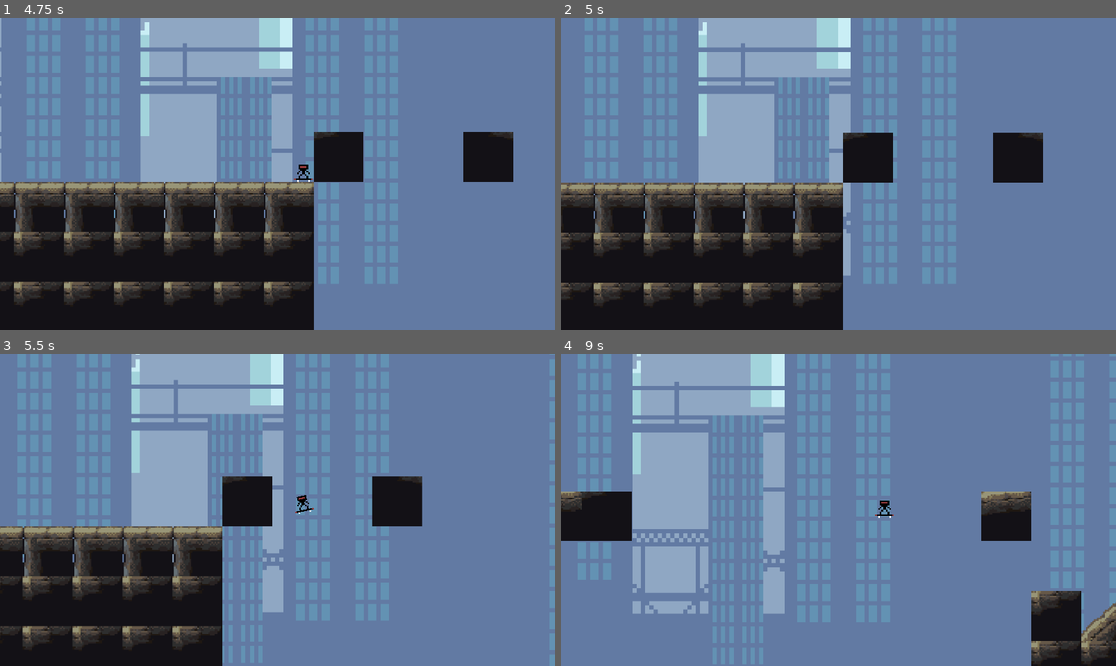
Above: before the commit, frames 1-4 (two rows, left to right).
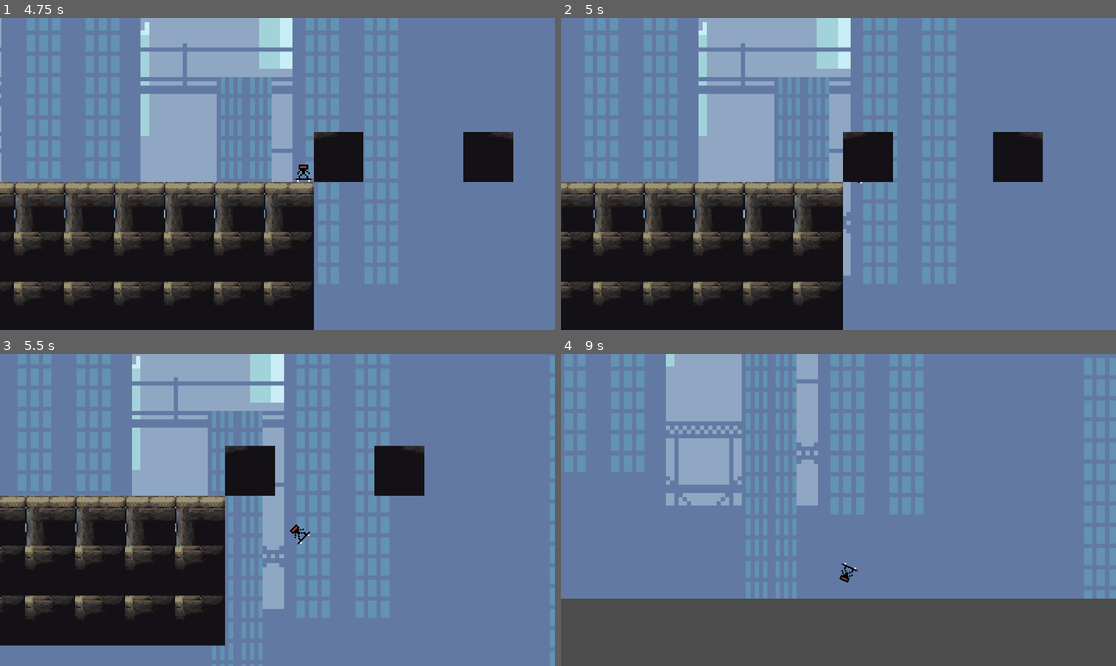
Above: after the commit, the same moments.

Repository: HowdyHack-2025/skater-game
Game: Godot game, scene res://world_2d.tscn
The game is run twice, just before and just after one commit, with the same random seed, the same clock (stepped at 60 frames per second) and the same inputs.
Inputs:
- Up to frame 1 (4.75 s): hold W (go) 0.53-1.28 s; tap E (frontflip_p1) at 1.35, 3.6 s; tap W (go) at 1.55, 2.85, 4.35 s; hold Q (backflip_p1) 2.03-2.78 s; hold W (go) 2.03-2.78 s; hold W (go) 3.53-4.28 s; hold Q (backflip_p1) from 4.28 s (still down)
- Up to frame 2 (5 s): keep holding Q (backflip_p1)
- Up to frame 3 (5.5 s): release Q (backflip_p1) at 5.03 s; hold W (go) from 5.03 s (still down)
- Up to frame 4 (9 s): release W (go) at 5.78 s; hold Q (backflip_p1) 5.78-7.28 s; tap E (frontflip_p1) at 5.85, 8.1 s; tap W (go) at 6.05, 7.35, 8.85 s; hold W (go) 6.53-7.28 s; hold W (go) 8.03-8.78 s

Frame 1 is identical in both runs. In frame 2, 2.1% of the frame differs, in the area x 0-87%, y 4-92%; in frame 3, 19%; in frame 4, 38%, in the area x 0-100%, y 0-100%.

Commit message:
tile collision

Diff:
--- a/skater-2d-godot/stage_pieces/grass_tile.tscn
+++ b/skater-2d-godot/stage_pieces/grass_tile.tscn
@@ -10,29 +10,25 @@
 0:2/0 = 0
 0:3/0 = 0
 0:7/0 = 0
-0:7/0/physics_layer_0/polygon_0/points = PackedVector2Array(16, 12, 16, 16, -16, 16)
 1:0/0 = 0
 1:0/0/physics_layer_0/polygon_0/points = PackedVector2Array(-16, -16, -16, 16, 16, 16, 16, -16)
 1:2/0 = 0
 1:3/0 = 0
 1:7/0 = 0
-1:7/0/physics_layer_0/polygon_0/points = PackedVector2Array(16, 5, 16, 16, -16, 16, -16, 12)
+1:7/0/physics_layer_0/polygon_0/points = PackedVector2Array(16, 12, 16, 16, -16, 16)
 1:8/0 = 0
-1:8/0/physics_layer_0/polygon_0/points = PackedVector2Array(-16, 12, -16, 16, 16, 16)
 1:9/0 = 0
-1:9/0/physics_layer_0/polygon_0/points = PackedVector2Array(-16, -16, -16, 16, 16, 16, 16, -4)
 1:10/0 = 0
 1:11/0 = 0
-1:11/0/physics_layer_0/polygon_0/points = PackedVector2Array(-16, -4, -16, 16, 16, 16)
 2:0/0 = 0
+2:0/0/physics_layer_0/polygon_0/points = PackedVector2Array(-16, -16, 16, -16, 16, 16, -16, 16)
 2:1/0 = 0
 2:2/0 = 0
 2:3/0 = 0
 2:7/0 = 0
-2:7/0/physics_layer_0/polygon_0/points = PackedVector2Array(16, -4, 16, 16, -16, 16, -16, 5)
+2:7/0/physics_layer_0/polygon_0/points = PackedVector2Array(16, 5, 16, 16, -16, 16, -16, 12)
 2:8/0 = 0
 2:9/0 = 0
-2:9/0/physics_layer_0/polygon_0/points = PackedVector2Array(-16, -4, -16, 16, 16, 16, 16, -4)
 2:10/0 = 0
 2:11/0 = 0
 3:0/0 = 0
@@ -40,35 +36,29 @@
 3:2/0 = 0
 3:3/0 = 0
 3:7/0 = 0
-3:7/0/physics_layer_0/polygon_0/points = PackedVector2Array(16, -16, 16, 16, -16, 16, -16, -4)
+3:7/0/physics_layer_0/polygon_0/points = PackedVector2Array(16, -4, 16, 16, -16, 16, -16, 5)
 3:8/0 = 0
-3:8/0/physics_layer_0/polygon_0/points = PackedVector2Array(16, 12, 16, 16, -16, 16)
 3:9/0 = 0
-3:9/0/physics_layer_0/polygon_0/points = PackedVector2Array(16, -16, 16, 16, -16, 16, -16, -4)
 3:10/0 = 0
 3:11/0 = 0
-3:11/0/physics_layer_0/polygon_0/points = PackedVector2Array(16, -4, 16, 16, -16, 16)
 4:0/0 = 0
 4:2/0 = 0
 4:3/0 = 0
 4:6/0 = 0
-4:6/0/physics_layer_0/polygon_0/points = PackedVector2Array(16, 4, 16, 16, -16, 16)
 4:7/0 = 0
+4:7/0/physics_layer_0/polygon_0/points = PackedVector2Array(16, -16, 16, 16, -16, 16, -16, -4)
 4:8/0 = 0
-4:8/0/physics_layer_0/polygon_0/points = PackedVector2Array(-16, 12, -16, 16, 16, 16, 16, 9)
 4:9/0 = 0
 4:10/0 = 0
 4:11/0 = 0
-4:11/0/physics_layer_0/polygon_0/points = PackedVector2Array(16, -16, 16, 16, -16, 16, -16, -4)
 5:0/0 = 0
 5:1/0 = 0
 5:2/0 = 0
 5:3/0 = 0
 5:6/0 = 0
-5:6/0/physics_layer_0/polygon_0/points = PackedVector2Array(16, -16, 16, 16, -16, 16, -16, 4)
+5:6/0/physics_layer_0/polygon_0/points = PackedVector2Array(16, 4, 16, 16, -16, 16)
 5:7/0 = 0
 5:8/0 = 0
-5:8/0/physics_layer_0/polygon_0/points = PackedVector2Array(16, 9, 16, 16, -16, 16, -16, 9)
 5:9/0 = 0
 5:10/0 = 0
 5:11/0 = 0
@@ -77,61 +67,45 @@
 6:2/0 = 0
 6:3/0 = 0
 6:5/0 = 0
-6:5/0/physics_layer_0/polygon_0/points = PackedVector2Array(16, -4, 16, 16, -16, 16)
 6:6/0 = 0
+6:6/0/physics_layer_0/polygon_0/points = PackedVector2Array(16, -16, 16, 16, -16, 16, -16, 4)
 6:8/0 = 0
-6:8/0/physics_layer_0/polygon_0/points = PackedVector2Array(-16, 1, -16, 16, 16, 16, 16, 5)
 6:9/0 = 0
-6:9/0/physics_layer_0/polygon_0/points = PackedVector2Array(-16, -16, -16, 16, 16, 16, 16, 4)
 6:10/0 = 0
 6:11/0 = 0
-6:11/0/physics_layer_0/polygon_0/points = PackedVector2Array(-16, -16, -16, 16, 16, 16, 16, 0)
 7:0/0 = 0
 7:2/0 = 0
 7:4/0 = 0
-7:4/0/physics_layer_0/polygon_0/points = PackedVector2Array(16, 0, 16, 16, -4, 16)
 7:5/0 = 0
-7:5/0/physics_layer_0/polygon_0/points = PackedVector2Array(16, -16, 16, 16, -16, 16, -16, -4, -4, -16)
+7:5/0/physics_layer_0/polygon_0/points = PackedVector2Array(16, -4, 16, 16, -16, 16)
 7:8/0 = 0
-7:8/0/physics_layer_0/polygon_0/points = PackedVector2Array(-16, 5, -16, 16, 16, 16, 16, 12)
 7:9/0 = 0
-7:9/0/physics_layer_0/polygon_0/points = PackedVector2Array(-16, 4, -16, 16, 16, 16)
 7:10/0 = 0
 7:11/0 = 0
-7:11/0/physics_layer_0/polygon_0/points = PackedVector2Array(-16, 0, -16, 16, 4, 16)
 8:0/0 = 0
 8:1/0 = 0
 8:2/0 = 0
 8:4/0 = 0
-8:4/0/physics_layer_0/polygon_0/points = PackedVector2Array(16, -16, 16, 16, -16, 16, -16, 0, 0, -16)
+8:4/0/physics_layer_0/polygon_0/points = PackedVector2Array(16, 0, 16, 16, -4, 16)
 8:8/0 = 0
-8:8/0/physics_layer_0/polygon_0/points = PackedVector2Array(-16, 12, -16, 16, 16, 16, 16, 12)
 8:10/0 = 0
 9:1/0 = 0
 9:8/next_alternative_id = 2
 9:8/0 = 0
-9:8/0/physics_layer_0/polygon_0/points = PackedVector2Array(16, 5, 16, 16, -16, 16, -16, 12)
 9:9/next_alternative_id = 2
 9:9/0 = 0
-9:9/0/physics_layer_0/polygon_0/points = PackedVector2Array(16, 4, 16, 16, -16, 16)
 9:10/0 = 0
 9:11/0 = 0
-9:11/0/physics_layer_0/polygon_0/points = PackedVector2Array(16, 0, 16, 16, -4, 16)
 9:12/0 = 0
-9:12/0/physics_layer_0/polygon_0/points = PackedVector2Array(16, -16, 16, 16, -16, 16, -16, -4, -4, -16)
 10:0/0 = 0
 10:1/0 = 0
 10:2/0 = 0
 10:8/0 = 0
-10:8/0/physics_layer_0/polygon_0/points = PackedVector2Array(16, 1, 16, 16, -16, 16, -16, 5)
 10:9/0 = 0
-10:9/0/physics_layer_0/polygon_0/points = PackedVector2Array(16, -16, 16, 16, -16, 16, -16, 4)
 10:11/0 = 0
-10:11/0/physics_layer_0/polygon_0/points = PackedVector2Array(16, -16, 16, 16, -16, 16, -16, 0)
 10:12/0 = 0
 11:1/0 = 0
 11:8/0 = 0
-11:8/0/physics_layer_0/polygon_0/points = PackedVector2Array(-16, 1, -16, 16, 16, 16, 16, 1)
 11:9/0 = 0
 11:10/0 = 0
 11:11/0 = 0
@@ -140,79 +114,199 @@
 12:1/0 = 0
 12:2/0 = 0
 12:8/0 = 0
-12:8/0/physics_layer_0/polygon_0/points = PackedVector2Array(-16, -7, -16, 16, 16, 16, 16, -4)
 12:10/0 = 0
 12:12/0 = 0
 8:3/0 = 0
-8:3/0/physics_layer_0/polygon_0/points = PackedVector2Array(16, -11, 16, 16, 0, 16, 7, 8)
 9:4/0 = 0
-9:4/0/physics_layer_0/polygon_0/points = PackedVector2Array(-16, -16, -16, 16, 16, 16, 16, 0, 0, -16)
+9:4/0/physics_layer_0/polygon_0/points = PackedVector2Array(16, -16, 16, 16, -16, 16, -16, 0, 0, -16)
 9:3/0 = 0
-9:3/0/physics_layer_0/polygon_0/points = PackedVector2Array(-16, -11, -16, 16, 0, 16, -7, 8)
+9:3/0/physics_layer_0/polygon_0/points = PackedVector2Array(16, -11, 16, 16, 0, 16, 7, 8)
 10:4/0 = 0
-10:4/0/physics_layer_0/polygon_0/points = PackedVector2Array(-16, 0, -16, 16, 4, 16)
+10:4/0/physics_layer_0/polygon_0/points = PackedVector2Array(-16, -16, -16, 16, 16, 16, 16, 0, 0, -16)
 10:5/0 = 0
-10:5/0/physics_layer_0/polygon_0/points = PackedVector2Array(-16, -16, -16, 16, 16, 16, 16, -4, 4, -16)
 11:5/0 = 0
-11:5/0/physics_layer_0/polygon_0/points = PackedVector2Array(-16, -4, -16, 16, 16, 16)
+11:5/0/physics_layer_0/polygon_0/points = PackedVector2Array(-16, -16, -16, 16, 16, 16, 16, -4, 4, -16)
 11:6/0 = 0
 12:6/0 = 0
-12:6/0/physics_layer_0/polygon_0/points = PackedVector2Array(-16, -16, -16, 16, 16, 16, 16, 4)
 12:7/0 = 0
 13:7/0 = 0
 14:7/0 = 0
-14:7/0/physics_layer_0/polygon_0/points = PackedVector2Array(-16, -16, -16, 16, 16, 16, 16, -4)
 15:7/0 = 0
-15:7/0/physics_layer_0/polygon_0/points = PackedVector2Array(-16, -4, -16, 16, 16, 16, 16, 5)
+15:7/0/physics_layer_0/polygon_0/points = PackedVector2Array(-16, -16, -16, 16, 16, 16, 16, -4)
 16:7/0 = 0
-16:7/0/physics_layer_0/polygon_0/points = PackedVector2Array(-16, 5, -16, 16, 16, 16, 16, 12)
+16:7/0/physics_layer_0/polygon_0/points = PackedVector2Array(-16, -4, -16, 16, 16, 16, 16, 5)
 17:7/0 = 0
-17:7/0/physics_layer_0/polygon_0/points = PackedVector2Array(-16, 12, -16, 16, 16, 16)
+17:7/0/physics_layer_0/polygon_0/points = PackedVector2Array(-16, 5, -16, 16, 16, 16, 16, 12)
 13:8/0 = 0
-13:8/0/physics_layer_0/polygon_0/points = PackedVector2Array(-16, -4, -16, 16, 16, 16, 16, 5)
 14:8/0 = 0
-14:8/0/physics_layer_0/polygon_0/points = PackedVector2Array(-16, 5, -16, 16, 16, 16, 16, 5)
 15:8/0 = 0
-15:8/0/physics_layer_0/polygon_0/points = PackedVector2Array(16, -4, 16, 16, -16, 16, -16, 5)
 16:8/0 = 0
-16:8/0/physics_layer_0/polygon_0/points = PackedVector2Array(16, -7, 16, 16, -16, 16, -16, -4)
 17:8/0 = 0
-17:8/0/physics_layer_0/polygon_0/points = PackedVector2Array(-16, -7, -16, 16, 16, 16, 16, -7)
 13:9/0 = 0
-13:9/0/physics_layer_0/polygon_0/points = PackedVector2Array(-16, -16, -16, 16, 16, 16, 16, 4)
 14:9/0 = 0
-14:9/0/physics_layer_0/polygon_0/points = PackedVector2Array(-16, 4, -16, 16, 16, 16, 16, 4)
 15:9/0 = 0
-15:9/0/physics_layer_0/polygon_0/points = PackedVector2Array(16, -16, 16, 16, -16, 16, -16, 4)
 12:11/0 = 0
 13:12/0 = 0
-13:12/0/physics_layer_0/polygon_0/points = PackedVector2Array(-16, -16, -16, 16, 16, 16, 16, 0, 0, -16)
 14:12/0 = 0
-14:12/0/physics_layer_0/polygon_0/points = PackedVector2Array(-16, 0, -16, 16, 16, 16, 16, 0)
 15:12/0 = 0
-15:12/0/physics_layer_0/polygon_0/points = PackedVector2Array(16, -16, 16, 16, -16, 16, -16, 0, 0, -16)
 15:11/0 = 0
-15:11/0/physics_layer_0/polygon_0/points = PackedVector2Array(16, -11, 16, 16, 0, 16, 7, 8)
 16:11/0 = 0
 13:11/0 = 0
-13:11/0/physics_layer_0/polygon_0/points = PackedVector2Array(-16, -11, -16, 16, 0, 16, -7, 8)
 7:12/0 = 0
-7:12/0/physics_layer_0/polygon_0/points = PackedVector2Array(-16, -16, -16, 16, 16, 16, 16, -4, 4, -16)
 8:12/0 = 0
-8:12/0/physics_layer_0/polygon_0/points = PackedVector2Array(-16, -4, -16, 16, 16, 16, 16, -4)
 1:12/0 = 0
 2:12/0 = 0
 3:12/0 = 0
 0:11/0 = 0
-0:11/0/physics_layer_0/polygon_0/points = PackedVector2Array(-16, -16, -16, 16, 16, 16, 16, -4)
 0:8/0 = 0
-0:8/0/physics_layer_0/polygon_0/points = PackedVector2Array(16, 12, 16, 16, -16, 16, -16, 9)
+0:8/0/physics_layer_0/polygon_0/points = PackedVector2Array(-16, -16, 16, -16, 16, 16, -16, 16)
 13:6/0 = 0
-13:6/0/physics_layer_0/polygon_0/points = PackedVector2Array(-16, 4, -16, 16, 16, 16)
+13:6/0/physics_layer_0/polygon_0/points = PackedVector2Array(-16, -16, -16, 16, 16, 16, 16, 4)
+24:0/0 = 0
+24:0/0/physics_layer_0/polygon_0/points = PackedVector2Array(16, 12, 16, 16, -16, 16, -16, 9)
+25:0/0 = 0
+25:0/0/physics_layer_0/polygon_0/points = PackedVector2Array(-16, 12, -16, 16, 16, 16)
+27:0/0 = 0
+27:0/0/physics_layer_0/polygon_0/points = PackedVector2Array(16, 12, 16, 16, -16, 16)
+28:0/0 = 0
+28:0/0/physics_layer_0/polygon_0/points = PackedVector2Array(-16, 12, -16, 16, 16, 16, 16, 9)
+29:0/0 = 0
+29:0/0/physics_layer_0/polygon_0/points = PackedVector2Array(16, 9, 16, 16, -16, 16, -16, 9)
+24:1/0 = 0
+24:1/0/physics_layer_0/polygon_0/points = PackedVector2Array(-16, 1, -16, 16, 16, 16, 16, 5)
+25:1/0 = 0
+25:1/0/physics_layer_0/polygon_0/points = PackedVector2Array(-16, 5, -16, 16, 16, 16, 16, 12)
+26:1/0 = 0
+26:1/0/physics_layer_0/polygon_0/points = PackedVector2Array(-16, 12, -16, 16, 16, 16, 16, 12)
+27:1/0 = 0
+27:1/0/physics_layer_0/polygon_0/points = PackedVector2Array(16, 5, 16, 16, -16, 16, -16, 12)
+28:1/0 = 0
+28:1/0/physics_layer_0/polygon_0/points = PackedVector2Array(16, 1, 16, 16, -16, 16, -16, 5)
+29:1/0 = 0
+29:1/0/physics_layer_0/polygon_0/points = PackedVector2Array(-16, 1, -16, 16, 16, 16, 16, 1)
+24:2/0 = 0
+24:2/0/physics_layer_0/polygon_0/points = PackedVector2Array(-16, -7, -16, 16, 16, 16, 16, -4)
+25:2/0 = 0
+25:2/0/physics_layer_0/polygon_0/points = PackedVector2Array(-16, -4, -16, 16, 16, 16, 16, 5)
+26:2/0 = 0
+26:2/0/physics_layer_0/polygon_0/points = PackedVector2Array(-16, 5, -16, 16, 16, 16, 16, 5)
+27:2/0 = 0
+27:2/0/physics_layer_0/polygon_0/points = PackedVector2Array(16, -4, 16, 16, -16, 16, -16, 5)
+28:2/0 = 0
+28:2/0/physics_layer_0/polygon_0/points = PackedVector2Array(16, -7, 16, 16, -16, 16, -16, -4)
+29:2/0 = 0
+29:2/0/physics_layer_0/polygon_0/points = PackedVector2Array(-16, -7, -16, 16, 16, 16, 16, -7)
+25:3/0 = 0
+25:3/0/physics_layer_0/polygon_0/points = PackedVector2Array(-16, -16, -16, 16, 16, 16, 16, -4)
+26:3/0 = 0
+26:3/0/physics_layer_0/polygon_0/points = PackedVector2Array(-16, -4, -16, 16, 16, 16, 16, -4)
+27:3/0 = 0
+27:3/0/physics_layer_0/polygon_0/points = PackedVector2Array(16, -16, 16, 16, -16, 16, -16, -4)
+24:4/0 = 0
+24:4/0/physics_layer_0/polygon_0/points = PackedVector2Array(-16, -16, -16, 16, 16, 16, 16, 4)
+25:4/0 = 0
+25:4/0/physics_layer_0/polygon_0/points = PackedVector2Array(-16, 4, -16, 16, 16, 16)
+25:5/0 = 0
+26:5/0 = 0
+26:5/0/physics_layer_0/polygon_0/points = PackedVector2Array(-16, -16, 16, -16, 16, 16, -16, 16)
+27:5/0 = 0
+27:4/0 = 0
+27:4/0/physics_layer_0/polygon_0/points = PackedVector2Array(16, 4, 16, 16, -16, 16)
+28:4/0 = 0
+28:4/0/physics_layer_0/polygon_0/points = PackedVector2Array(16, -16, 16, 16, -16, 16, -16, 4)
+29:4/0 = 0
+29:4/0/physics_layer_0/polygon_0/points = PackedVector2Array(-16, -16, 16, -16, 16, 16, -16, 16)
+25:6/0 = 0
+25:6/0/physics_layer_0/polygon_0/points = PackedVector2Array(-16, -16, -16, 16, 16, 16, 16, 4)
+26:6/0 = 0
+26:6/0/physics_layer_0/polygon_0/points = PackedVector2Array(-16, 4, -16, 16, 16, 16, 16, 4)
+27:6/0 = 0
+27:6/0/physics_layer_0/polygon_0/points = PackedVector2Array(16, -16, 16, 16, -16, 16, -16, 4)
+28:6/0 = 0
+24:7/0 = 0
+24:7/0/physics_layer_0/polygon_0/points = PackedVector2Array(-16, -16, -16, 16, 16, 16, 16, -4)
+25:7/0 = 0
+25:7/0/physics_layer_0/polygon_0/points = PackedVector2Array(-16, -4, -16, 16, 16, 16)
+25:8/0 = 0
+26:8/0 = 0
+26:8/0/physics_layer_0/polygon_0/points = PackedVector2Array(-16, -16, 16, -16, 16, 16, -16, 16)
+27:8/0 = 0
+27:7/0 = 0
+27:7/0/physics_layer_0/polygon_0/points = PackedVector2Array(16, -4, 16, 16, -16, 16)
+28:7/0 = 0
+28:7/0/physics_layer_0/polygon_0/points = PackedVector2Array(16, -16, 16, 16, -16, 16, -16, -4)
+29:7/0 = 0
+29:7/0/physics_layer_0/polygon_0/points = PackedVector2Array(-16, -16, 16, -16, 16, 16, -16, 16)
+24:9/0 = 0
+24:9/0/physics_layer_0/polygon_0/points = PackedVector2Array(-16, -16, -16, 16, 16, 16, 16, 0)
+24:10/0 = 0
+25:10/0 = 0
+25:10/0/physics_layer_0/polygon_0/points = PackedVector2Array(-16, -16, -16, 16, 16, 16, 16, -4, 4, -16)
+25:9/0 = 0
+25:9/0/physics_layer_0/polygon_0/points = PackedVector2Array(-16, 0, -16, 16, 4, 16)
+26:10/0 = 0
+26:10/0/physics_layer_0/polygon_0/points = PackedVector2Array(-16, -4, -16, 16, 16, 16, 16, -4)
+27:10/0 = 0
+27:10/0/physics_layer_0/polygon_0/points = PackedVector2Array(16, -16, 16, 16, -16, 16, -16, -4, -4, -16)
+28:10/0 = 0
+28:9/0 = 0
+28:9/0/physics_layer_0/polygon_0/points = PackedVector2Array(16, -16, 16, 16, -16, 16, -16, 0)
+27:9/0 = 0
+27:9/0/physics_layer_0/polygon_0/points = PackedVector2Array(16, 0, 16, 16, -4, 16)
+29:9/0 = 0
+29:9/0/physics_layer_0/polygon_0/points = PackedVector2Array(-16, -16, 16, -16, 16, 16, -16, 16)
+25:11/0 = 0
+25:11/0/physics_layer_0/polygon_0/points = PackedVector2Array(-16, -11, -16, 16, 0, 16, -7, 8)
+25:12/0 = 0
+25:12/0/physics_layer_0/polygon_0/points = PackedVector2Array(-16, -16, -16, 16, 16, 16, 16, 0, 0, -16)
+26:12/0 = 0
+26:12/0/physics_layer_0/polygon_0/points = PackedVector2Array(-16, 0, -16, 16, 16, 16, 16, 0)
+27:12/0 = 0
+27:12/0/physics_layer_0/polygon_0/points = PackedVector2Array(16, -16, 16, 16, -16, 16, -16, 0, 0, -16)
+27:11/0 = 0
+27:11/0/physics_layer_0/polygon_0/points = PackedVector2Array(16, -11, 16, 16, 0, 16, 7, 8)
+0:12/0 = 0
+0:13/0 = 0
+0:14/0 = 0
+1:14/0 = 0
+1:13/0 = 0
+8:5/0 = 0
+8:5/0/physics_layer_0/polygon_0/points = PackedVector2Array(16, -16, 16, 16, -16, 16, -16, -4, -4, -16)
+8:6/0 = 0
+7:6/0 = 0
+7:7/0 = 0
+6:7/0 = 0
+10:3/0 = 0
+10:3/0/physics_layer_0/polygon_0/points = PackedVector2Array(-16, -11, -16, 16, 0, 16, -7, 8)
+11:4/0 = 0
+11:4/0/physics_layer_0/polygon_0/points = PackedVector2Array(-16, 0, -16, 16, 4, 16)
+12:5/0 = 0
+12:5/0/physics_layer_0/polygon_0/points = PackedVector2Array(-16, -4, -16, 16, 16, 16)
+14:6/0 = 0
+14:6/0/physics_layer_0/polygon_0/points = PackedVector2Array(-16, 4, -16, 16, 16, 16)
+18:7/0 = 0
+18:7/0/physics_layer_0/polygon_0/points = PackedVector2Array(-16, 12, -16, 16, 16, 16)
+18:8/0 = 0
+19:8/0 = 0
+19:8/0/physics_layer_0/polygon_0/points = PackedVector2Array(-16, -16, 16, -16, 16, 16, -16, 16)
+8:9/0 = 0
+12:9/0 = 0
+13:10/0 = 0
+14:10/0 = 0
+15:10/0 = 0
+14:11/0 = 0
+17:11/0 = 0
+17:12/0 = 0
+18:12/0 = 0
+18:13/0 = 0
+19:13/0 = 0
+19:14/0 = 0
+9:5/0 = 0
 
 [sub_resource type="TileSet" id="TileSet_2rnum"]
 tile_size = Vector2i(32, 32)
 physics_layer_0/collision_layer = 1
+physics_layer_0/collision_mask = 3
 sources/1 = SubResource("TileSetAtlasSource_2rnum")
 
 [node name="GrassTile" type="TileMapLayer"]
